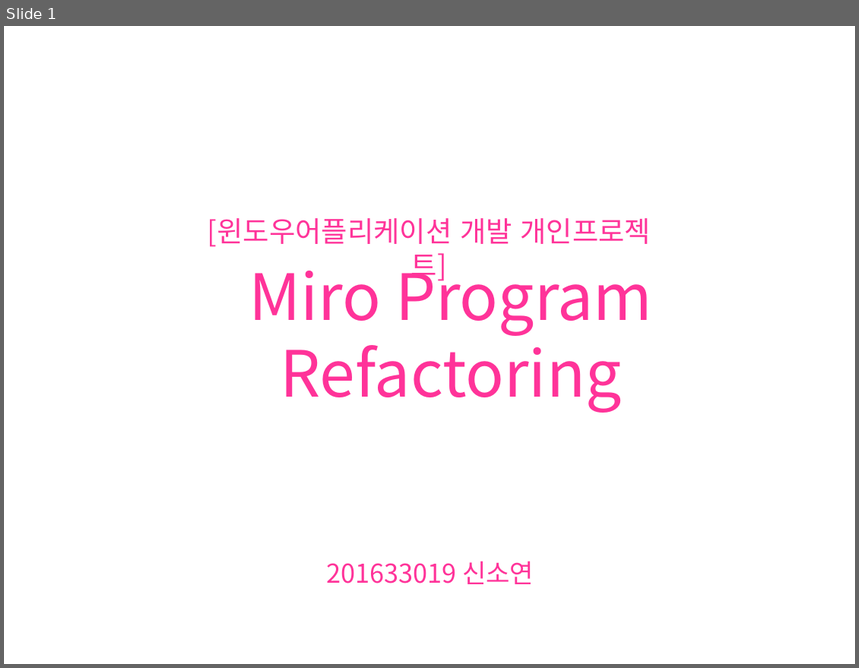
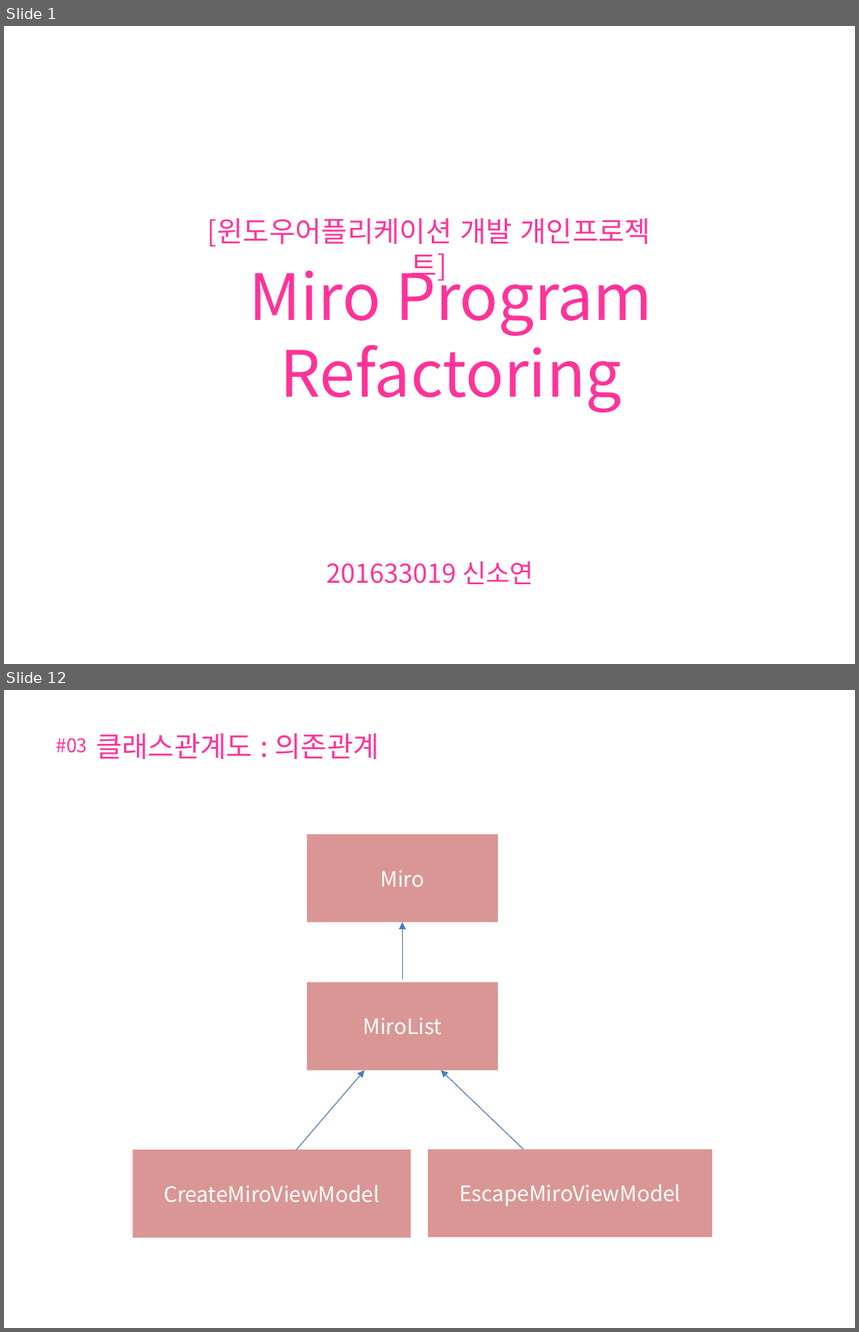
Before and after one commit to shinsoyeon16/MiroProgram_csRefactoring, a slide deck: 윈도우어플리케이션개발_개별발표2_MiroRefactoring_201633019신소연.pptx. Shown one above the other, each under a label of ours: slide 1 before the commit, slides 1 and 12 after it; the slides between them are not shown. The pictures are 859x668 and 859x1332 pixels, drawn with LibreOffice and Linux fonts; fonts in the diff are those of the drawing; background and template pictures are left out. Boxes give left, top, right and bottom in pixels: in the first picture for what was removed or moved away, otherwise in the second. Text is boxed around its words. In the diff, an @@ line names an element or a change of style, - is before the commit and + after.

```diff
--- a/윈도우어플리케이션개발_개별발표2_MiroRefactoring_201633019신소연.pptx
+++ b/윈도우어플리케이션개발_개별발표2_MiroRefactoring_201633019신소연.pptx
@@ slide 12 added at [4,690,855,1328], background picture (left out) @@
@@ text added at [96,733,379,759], 24 pt, text #FF3399 @@
+클래스관계도 : 의존관계
@@ text added at [56,738,87,753], 16 pt, text #FF3399 @@
+#03
@@ rectangle added at [307,834,498,923], fill #D99694, 18 pt, text #FFFFFF @@
+Miro
@@ arrow added from (402, 980) to (402, 923), #4B7EBC 0.75 pt @@
@@ rectangle added at [307,983,498,1071], fill #D99694, 18 pt, text #FFFFFF @@
+MiroList
@@ arrow added from (297, 1150) to (365, 1071), #4B7EBC 0.75 pt @@
@@ arrow added from (523, 1150) to (441, 1071), #4B7EBC 0.75 pt @@
@@ rectangle added at [132,1150,411,1237], fill #D99694, 18 pt, text #FFFFFF @@
+CreateMiroViewModel
@@ rectangle added at [428,1150,712,1237], fill #D99694, 18 pt, text #FFFFFF @@
+EscapeMiroViewModel
```
Also in this commit, not shown: 10 other slides added, 8 slides removed, 1 other file.
